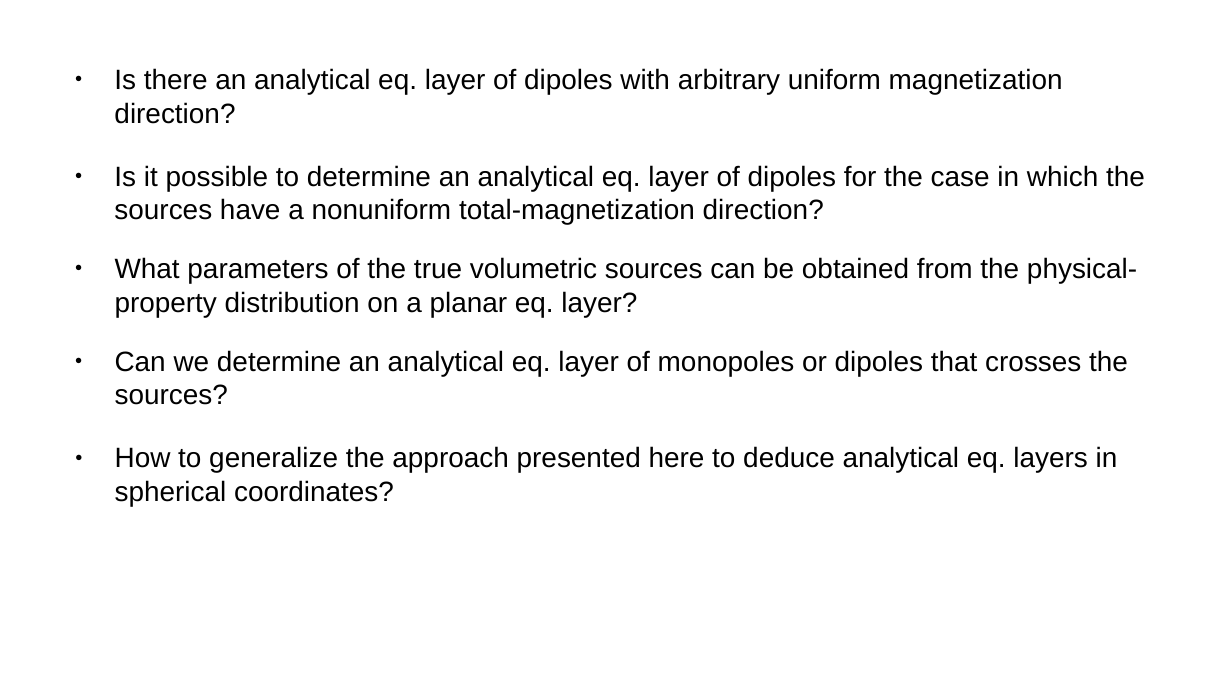
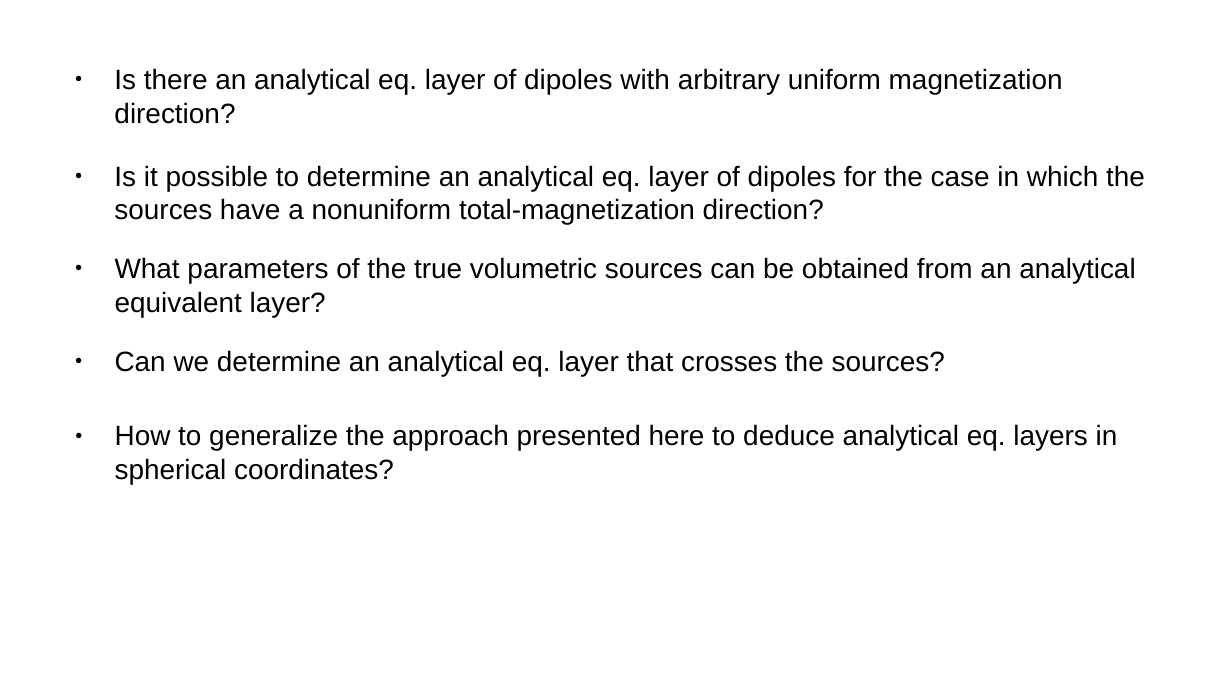
Before and after one commit to pinga-lab/EqL-overview-TU-Freiberg, a slide deck: slide 177 of TU-Freiberg-feb2022.odp (slide 155 before the commit). Drawn at 1232x693 pixels with LibreOffice and Linux fonts; fonts in the diff are those of the drawing. Boxes give left, top, right and bottom in pixels: in the first picture for what was removed or moved away, otherwise in the second. Text is boxed around its words. In the diff, an @@ line names an element or a change of style, - is before the commit and + after.

```diff
--- a/TU-Freiberg-feb2022.odp
+++ b/TU-Freiberg-feb2022.odp
@@ text at (115,257,1135,317): text changed @@
-● What parameters of the true volumetric sources can be obtained from the physical-property distribution on a planar eq. layer?
+● What parameters of the true volumetric sources can be obtained from an analytical equivalent layer?
@@ text at (115,350,945,376): text changed @@
-● Can we determine an analytical eq. layer of monopoles or dipoles that crosses the sources?
+● Can we determine an analytical eq. layer that crosses the sources?
@@ text "How to generalize the approach ...": place and size @@
-text "How to generalize the approach ..." at (115,446,1118,506)
+text "How to generalize the approach ..." at (115,424,1118,484)
```
Also in this commit, not shown: 82 other slides changed, 24 slides added, 2 slides removed, 2 other files.
